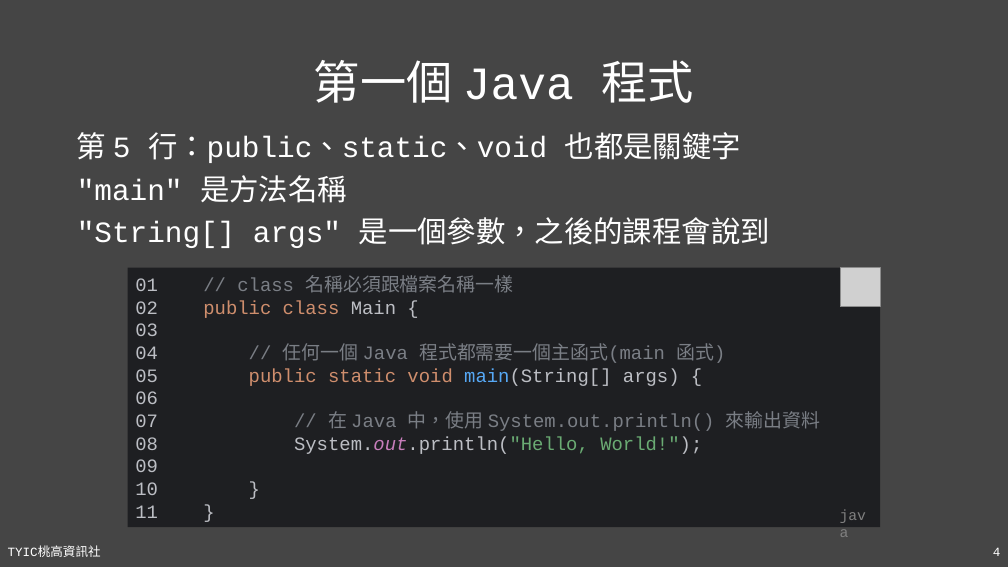
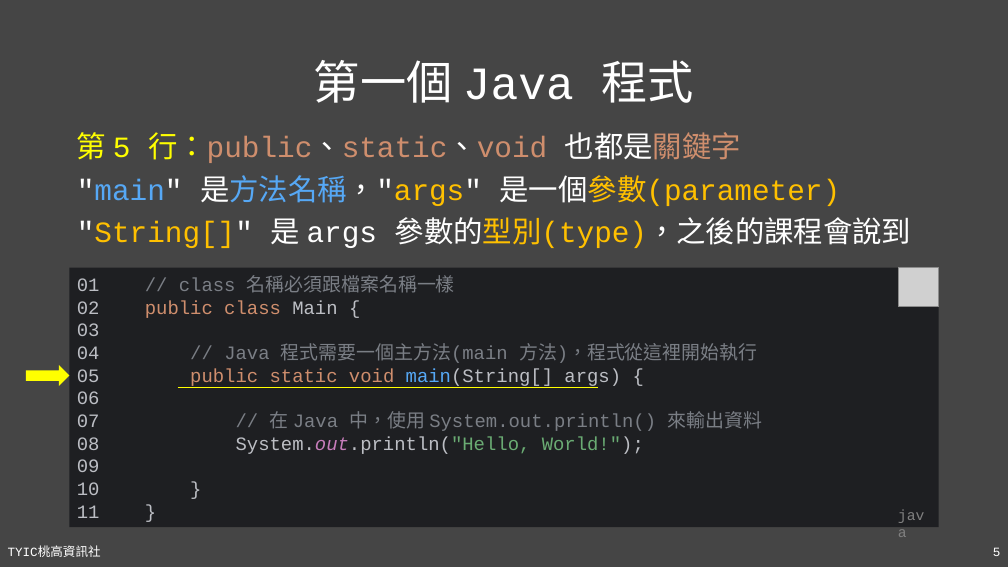
Before and after one commit to TYSHIC/slides, a slide deck: slide 5 of powerpoint/04_初探Java.pptx (slide 4 before the commit). Drawn at 1008x567 pixels with LibreOffice and Linux fonts; fonts in the diff are those of the drawing; grey boxes stand for pictures. Boxes give left, top, right and bottom in pixels: in the first picture for what was removed or moved away, otherwise in the second. Text is boxed around its words. In the diff, an @@ line names an element or a change of style, - is before the commit and + after.

```diff
--- a/powerpoint/04_初探Java.pptx
+++ b/powerpoint/04_初探Java.pptx
@@ text at <box>77,132,741,163</box>: text colour #FFFFFF to #FFFF00 in "第 5 行：public、static、void"; text colour #FFFFFF to #CF8E6D in "行：public、static、void 也都是關鍵字" @@
@@ text at <box>77,175,912,248</box>: text changed; text colour #FFFFFF to #FFC000 @@
-"main" 是方法名稱
-"String[] args" 是一個參數，之後的課程會說到
+"main" 是方法名稱，"args" 是一個參數(parameter)
+"String[]" 是 args 參數的型別(type)，之後的課程會說到
@@ rectangle "01 // class 名稱必須跟檔案名稱一樣 02 ...": place and size @@
-rectangle "01 // class 名稱必須跟檔案名稱一樣 02 ..." at <box>128,268,880,527</box>
+rectangle "01 // class 名稱必須跟檔案名稱一樣 02 ..." at <box>70,268,939,527</box>
@@ picture: place and size @@
-picture at <box>840,268,880,307</box>
+picture at <box>899,268,939,307</box>
@@ text in rectangle at <box>77,275,761,454</box>: text changed @@
-01 // class 名稱必須跟檔案名稱一樣
-02 public class Main {
-03
-04 // 任何一個 Java 程式都需要一個主函式(main 函式)
-05 public static void main(String[] args) {
-06
-07 // 在 Java 中，使用 System.out.println() 來輸出資料
-08 System.out.println("Hello, World!");
-09
-10 }
-11 }
+01 // class 名稱必須跟檔案名稱一樣
+02 public class Main {
+03
+04 // Java 程式需要一個主方法(main 方法)，程式從這裡開始執行
+05 public static void main(String[] args) {
+06
+07 // 在 Java 中，使用 System.out.println() 來輸出資料
+08 System.out.println("Hello, World!");
+09
+10 }
+11 }
@@ right arrow added at <box>26,365,69,386</box>, fill #FFFF00 @@
@@ line added from (178, 388) to (598, 388), #FFFF00 1.5 pt @@
@@ text "java": place and size @@
-text "java" at <box>833,502,881,528</box>
+text "java" at <box>891,502,939,528</box>
@@ page number at <box>993,547,1001,556</box>: text changed @@
-4
+5
```
Also in this commit, not shown: 3 other slides changed, 8 slides added, 4 other files.
